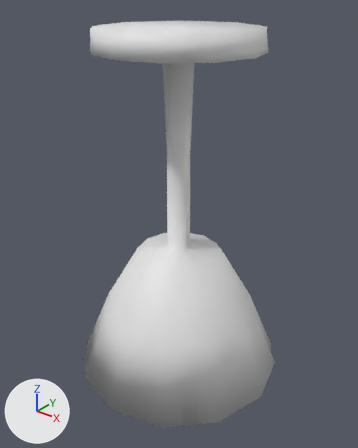
The FBX model Export Art/Motel/Interior/InteriorLighting.fbx: old version first, new version second.
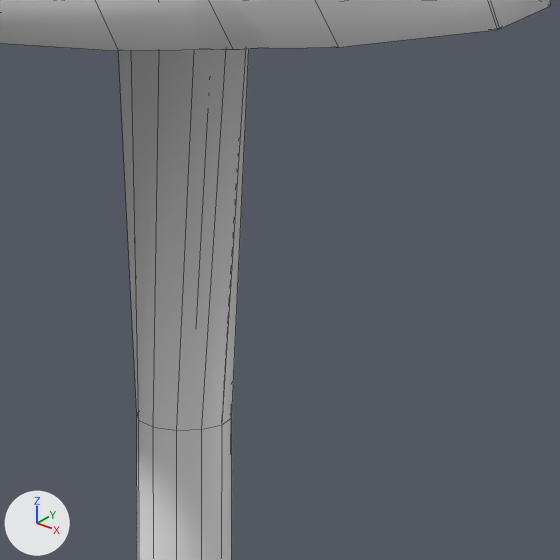
There are two pictures of each version: one whole from a 50 mm camera at (0.646, -0.807, 0.076) aimed at (0.006, -0.007, -0.419), one close up on the part from 37% to 76% of the width and 11% to 42% of the height. The axes (+X, +Y, +Z) are drawn at lower left. The lights are the same throughout. The older version's two pictures come first. The close-ups show mesh edges as thin lines. Where no turn or scale is listed for an object, it has been applied to the vertices.

Objects in the first close-up: 'LightDetail', 'LightLowDetail'.
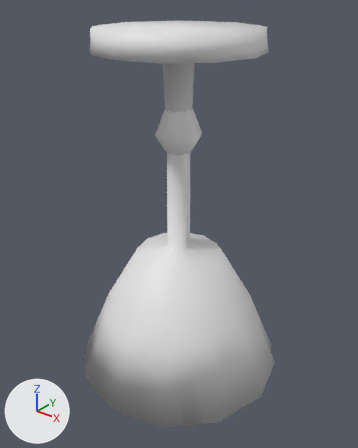
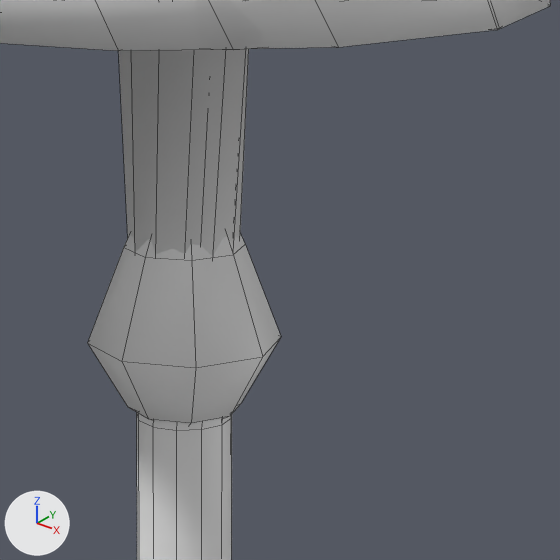
Patch to the scene script:
```diff
--- a/Export Art/Motel/Interior/InteriorLighting.fbx.py
+++ b/Export Art/Motel/Interior/InteriorLighting.fbx.py
@@ mat_bulb @@
+mat_bulb = principled_material('Bulb')
+mat_bulb.base_color = (0.8, 0.8, 0.8)  # white #e7e7e7
@@ mat_wire @@
+mat_wire = principled_material('Wire')
+mat_wire.base_color = (0.8, 0.8, 0.8)  # white #e7e7e7
@@ me_cube_002 @@
+me_cube_002.from_pydata(...)  # 48 vertices, 41 faces; spans x -0.051..0.051, y -0.051..0.051, z -0.263..0.0
+# faces by material slot: [9, 32]
+me_cube_002.materials.append(mat_wire)  # white #e7e7e7
+me_cube_002.materials.append(mat_bulb)  # white #e7e7e7
@@ ob_looselight @@
+ob_looselight = bpy.data.objects.new('LooseLight', me_cube_002)
+ob_looselight.location = (0.0, 0.0, 0.0)
```

What differs and where, as boxes (x1, y1, x2, y2) in the close-ups (560 x 560 px):
'LooseLight', added
    after: (88, 233, 281, 424)
